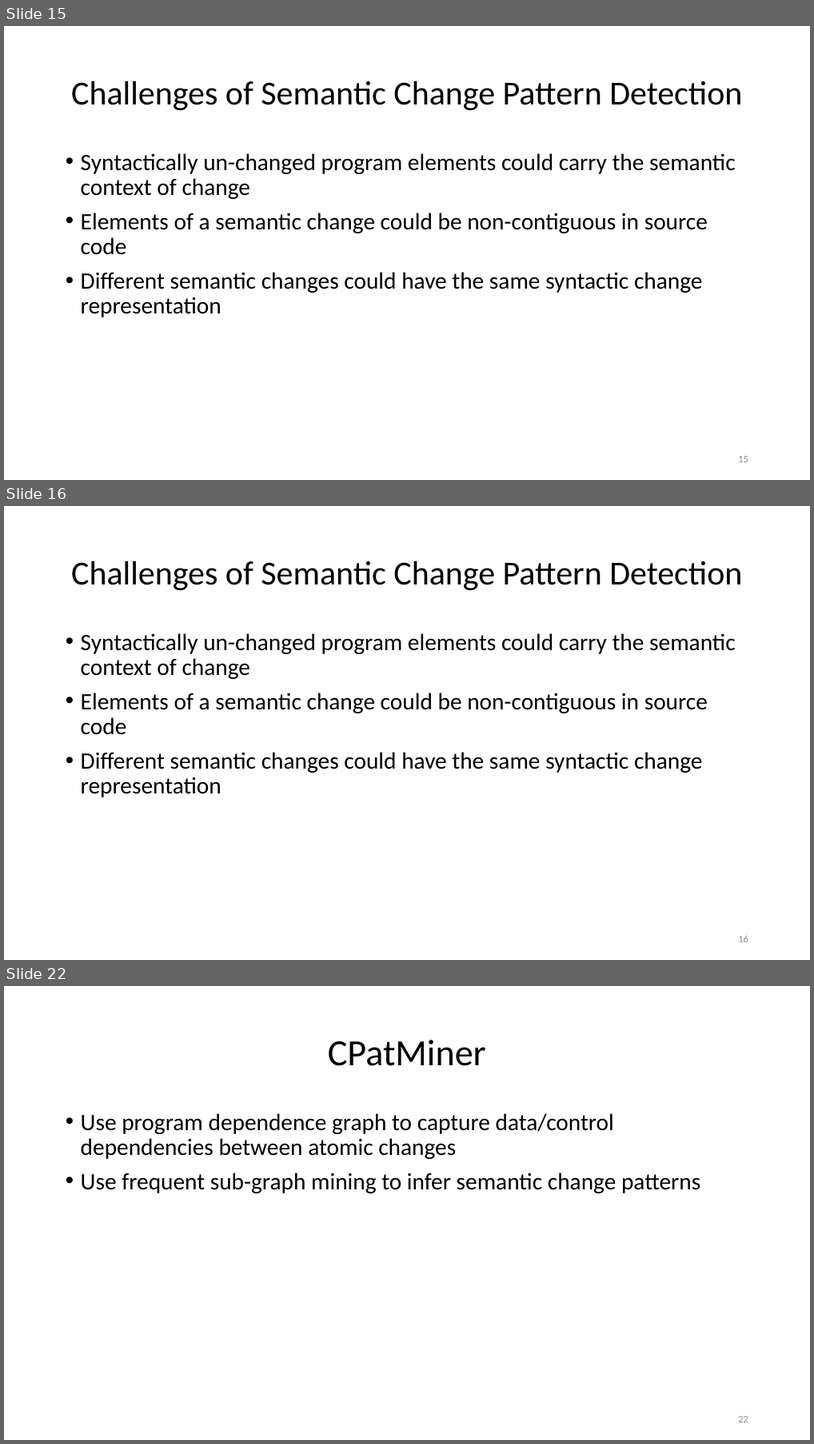
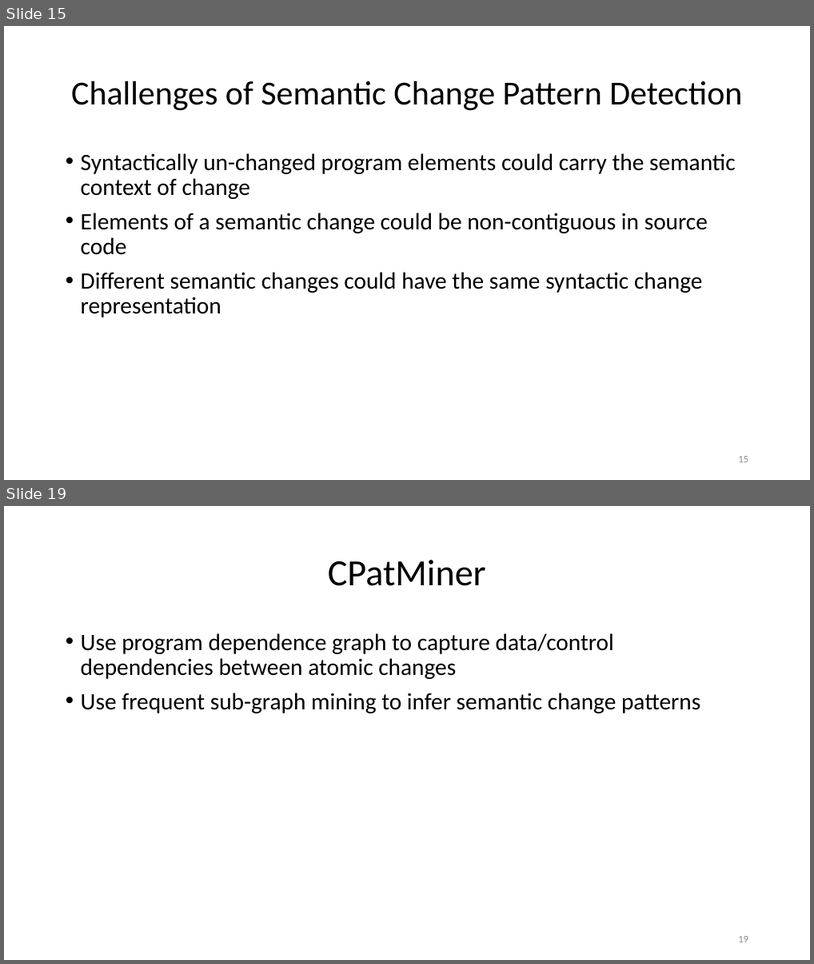
Before and after one commit to nguyenhoan/CPatMiner, a slide deck: CPatMiner_2.pptx. Shown one above the other, each under a label of ours: slides 15, 16 and 22 before the commit, slides 15 and 19 after it; the slides between them are not shown. The pictures are 814x1444 and 814x964 pixels, drawn with LibreOffice and Linux fonts; fonts in the diff are those of the drawing. Boxes give left, top, right and bottom in pixels: in the first picture for what was removed or moved away, otherwise in the second. Text is boxed around its words. In the diff, an @@ line names an element or a change of style, - is before the commit and + after.

```diff
--- a/CPatMiner_2.pptx
+++ b/CPatMiner_2.pptx
@@ slide 16 removed at bbox=[4, 506, 810, 960], background #FFFFFF @@
@@ title removed at bbox=[71, 561, 742, 591] @@
-Challenges of Semantic Change Pattern Detection
@@ text removed at bbox=[81, 633, 736, 797] @@
-• Syntactically un-changed program elements could carry the semantic context of change
-• Elements of a semantic change could be non-contiguous in source code
-• Different semantic changes could have the same syntactic change representation
@@ page number removed at bbox=[738, 935, 749, 942] @@
-16
@@ what was slide 22 is now slide 19 @@
@@ page number at bbox=[738, 936, 749, 942]: text changed @@
-22
+19
```
Also in this commit, not shown: 10 slides changed, 2 other slides removed.
